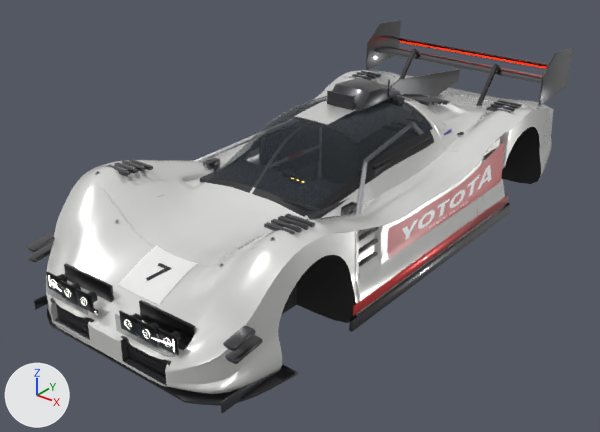
One commit to the glTF model content/cars/yotota-lmp2/yotota_lmp2.glb: the scene before it, then after it.
Both versions are drawn from a camera (50 mm lens) standing at (3.74, -5.13, 3.24) and looking at (-0.1, -0.34, 0.27). Lighting does not change. The marker at lower left points along +X, +Y and +Z. The picture after the commit comes second. Vertices at exactly the same position are counted once.

Names of what the first picture shows: 'yotota_lmp2'.
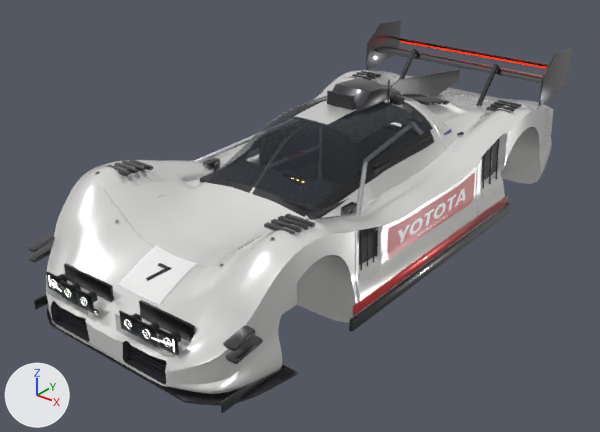
The change in detail:
me_yotota_lmp2 is used by ob_yotota_lmp2; location (0.0, 0.0, 0.0).
me_yotota_lmp2 had 35598 vertices, 67755 faces and spanned x -1.04..1.04, y -2.45..2.41, z 0.03..1.3.
me_yotota_lmp2 now has 40037 vertices, 73745 faces and spans x -1.04..1.04, y -2.45..2.41, z 0.03..1.3.
me_yotota_lmp2 part 1: the loose piece of 184 vertices spanning x -0.58..-0.14, y -2.43..-2.41, z 0.12..0.29 is deleted.
me_yotota_lmp2 part 2: the loose piece of 184 vertices spanning x 0.14..0.58, y -2.43..-2.41, z 0.12..0.29 is deleted.
me_yotota_lmp2 part 3: 76 vertices moved within x -1.02..1.02, y 0.99..1.14, z 0.03..1.0; 1271 vertices removed from x -0.98..0.98, y -1.02..1.14, z 0.37..1.06; 5007 vertices added at x -1.02..1.02, y -0.99..1.14, z 0.03..1.06.
me_yotota_lmp2 part 4: 102 vertices moved within x -0.55..0.55, y -2.43..-2.41, z 0.15..0.29; 444 vertices removed from x -0.56..0.56, y -2.45..-1.9, z 0.12..0.52; 435 vertices added at x -0.56..0.56, y -2.45..-1.9, z 0.12..0.51.
me_yotota_lmp2 part 5: 159 faces spanning x -0.97..0.96, y -2.45..-0.77, z 0.29..0.74 switch from mat_car_paint (white #f3f3f1) to mat_car_mesh (dark grey #353538).
me_yotota_lmp2 part 6: 561 faces spanning x -1.01..1.02, y -1.88..1.89, z 0.03..0.75 switch from mat_car_liner (dark grey #2f2f30) to mat_car_paint (white #f3f3f1).
me_yotota_lmp2 part 7: 109 faces spanning x -0.76..0.76, y -2.36..2.3, z 0.34..0.62 switch from mat_car_lamp_housing (black #242427) to mat_car_paint (white #f3f3f1).
Other edits to the shape of me_yotota_lmp2 do not show in these pictures.

Changed parts and their boxes [x1, y1, x2, y2] in the pictures (600 x 432 px; the box of a moved part takes in the faces that stretch with it):
part 1 of me_yotota_lmp2, deleted
    before: [50, 298, 94, 340]
part 2 of me_yotota_lmp2, deleted
    before: [121, 336, 171, 382]
part 3 of me_yotota_lmp2, cut back
    before: [316, 88, 508, 267]
    after: [315, 87, 509, 270]
part 4 of me_yotota_lmp2, moved or reshaped
    before: [50, 297, 174, 387]
    after: [50, 278, 172, 385]
part 5 of me_yotota_lmp2, recoloured (white to dark grey)
    both: [359, 227, 378, 262]
part 6 of me_yotota_lmp2, recoloured
    both: [282, 127, 541, 323]
part 7 of me_yotota_lmp2, recoloured
    both: [141, 318, 190, 350]
